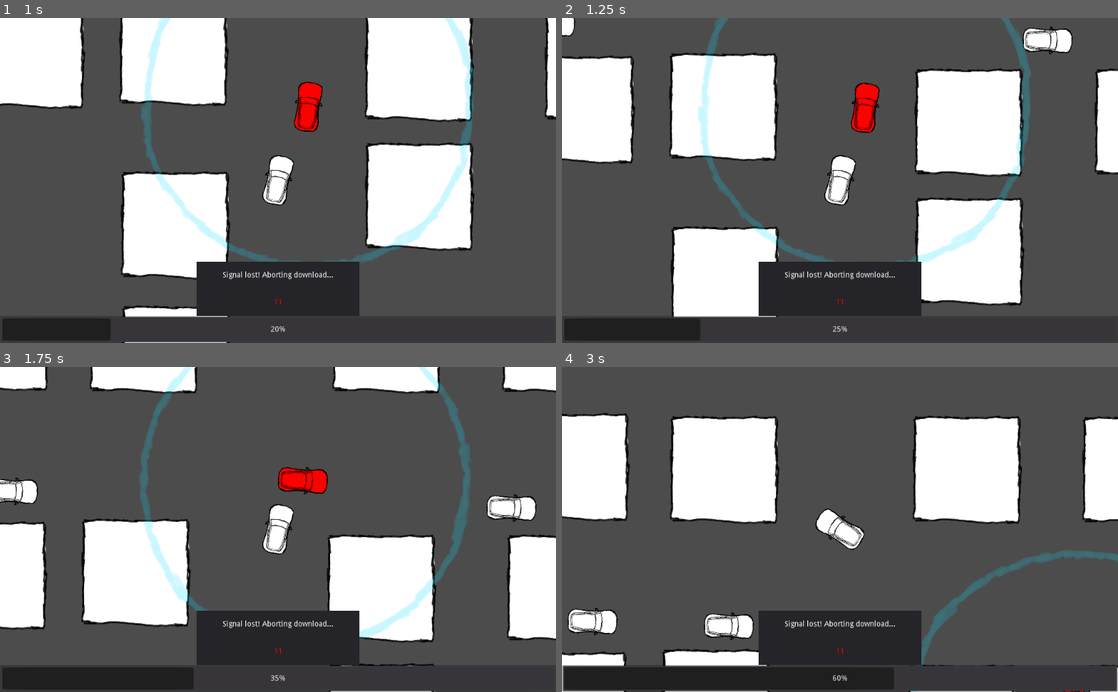
Above: before the commit, frames 1-4 (two rows, left to right).
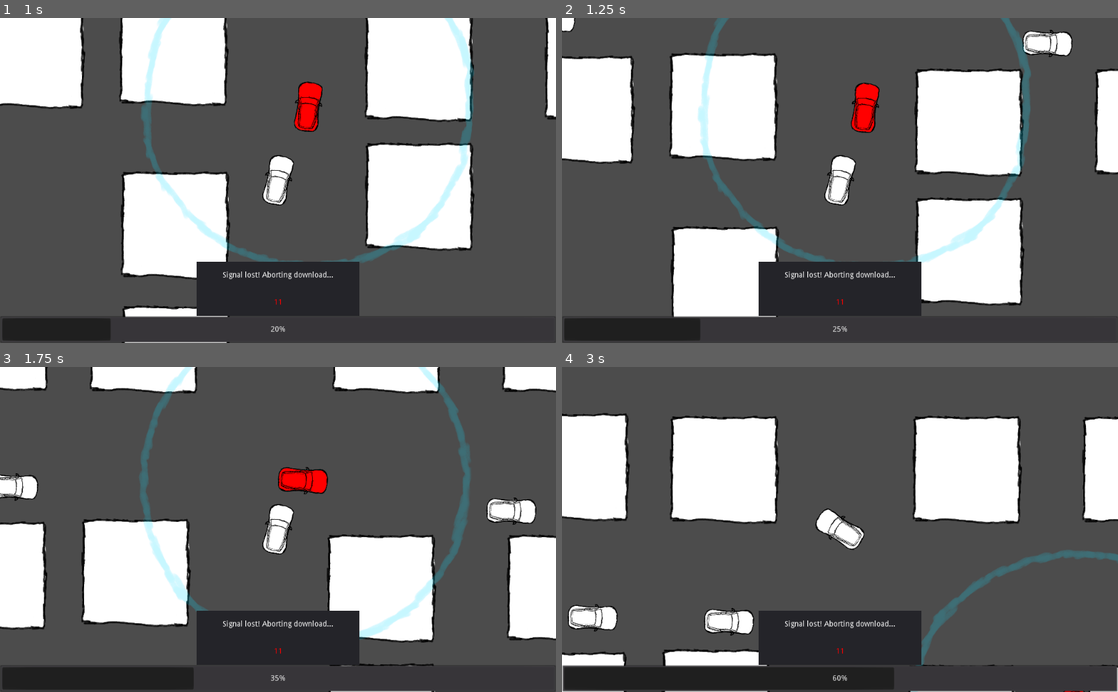
Above: after the commit, the same moments.

Repository: MilanVasko/ludum-dare-49
Game: Godot game, scene res://ingame/ingame.tscn
The game is run twice, just before and just after one commit, with the same random seed, the same clock (stepped at 60 frames per second) and the same inputs.
Inputs:
- Up to frame 1 (1 s): hold W (accelerate) from 0.53 s (still down)
- Up to frame 2 (1.25 s): keep holding W (accelerate)
- Up to frame 3 (1.75 s): keep holding W (accelerate)
- Up to frame 4 (3 s): release W (accelerate) at 2.03 s; hold A (steer_left) from 2.03 s (still down)

Frame 1 is identical in both runs. In frame 2, 0.4% of the frame differs, in the area x 0-92%, y 0-12%; in frame 3, 0.7%; in frame 4, 0.9%, in the area x 1-35%, y 72-84%.

Commit message:
Traffic colliding with the player

Diff:
--- a/player/player.gd
+++ b/player/player.gd
@@ -24,6 +24,12 @@
 	calculate_steering(delta)
 	velocity += acceleration * delta
 	velocity = move_and_slide(velocity)
+
+	for index in get_slide_count():
+		var collision := get_slide_collision(index)
+		var collider := collision.collider
+		if collider.has_method("_on_player_collided"):
+			collider._on_player_collided(collision)
 
 func get_input() -> void:
 	var turn := Input.get_action_strength("steer_right") - Input.get_action_strength("steer_left")
--- /dev/null
+++ b/traffic/car.gd
@@ -0,0 +1,10 @@
+extends RigidBody2D
+
+export(float) var player_impact_coefficient: float
+
+signal collided_with_player
+
+func _on_player_collided(collision: KinematicCollision2D) -> void:
+	mode = RigidBody2D.MODE_RIGID
+	apply_central_impulse(-collision.normal * player_impact_coefficient)
+	emit_signal("collided_with_player")
--- a/traffic/car.tscn
+++ b/traffic/car.tscn
@@ -1,12 +1,16 @@
-[gd_scene load_steps=3 format=2]
+[gd_scene load_steps=4 format=2]
 
 [ext_resource path="res://traffic/car.png" type="Texture" id=1]
+[ext_resource path="res://traffic/car.gd" type="Script" id=2]
 
 [sub_resource type="CapsuleShape2D" id=1]
 radius = 120.803
 height = 246.417
 
-[node name="Car" type="KinematicBody2D"]
+[node name="Car" type="RigidBody2D"]
+mode = 3
+script = ExtResource( 2 )
+player_impact_coefficient = 200.0
 
 [node name="Sprite" type="Sprite" parent="."]
 position = Vector2( 0, -26.9391 )
--- a/traffic/path_follow.gd
+++ b/traffic/path_follow.gd
@@ -1,6 +1,15 @@
 extends PathFollow2D
 
-var speed := 1000.0
+export(float) var min_v_offset: float
+export(float) var max_v_offset: float
+export(float) var speed: float
+
+func _ready():
+	randomize()
+	v_offset = rand_range(min_v_offset, max_v_offset)
 
 func _physics_process(delta: float) -> void:
 	offset += speed * delta
+
+func _on_car_collided_with_player():
+	set_physics_process(false)
--- a/traffic/path_follow.tscn
+++ b/traffic/path_follow.tscn
@@ -5,6 +5,11 @@
 
 [node name="PathFollow2D" type="PathFollow2D"]
 script = ExtResource( 2 )
+min_v_offset = -50.0
+max_v_offset = 50.0
+speed = 1000.0
 
 [node name="Car" parent="." instance=ExtResource( 1 )]
 rotation = 1.5708
+
+[connection signal="collided_with_player" from="Car" to="." method="_on_car_collided_with_player"]
